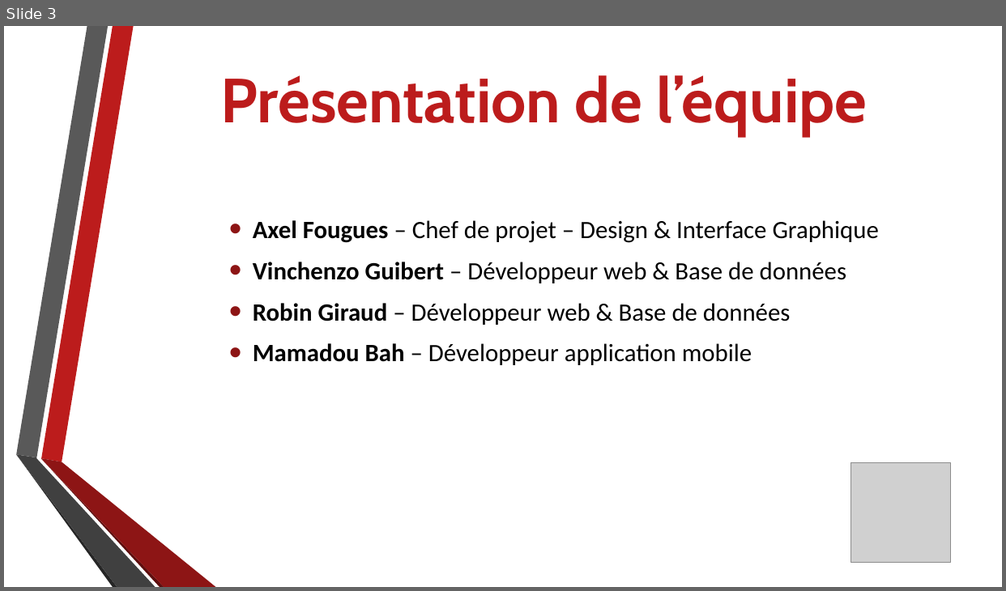
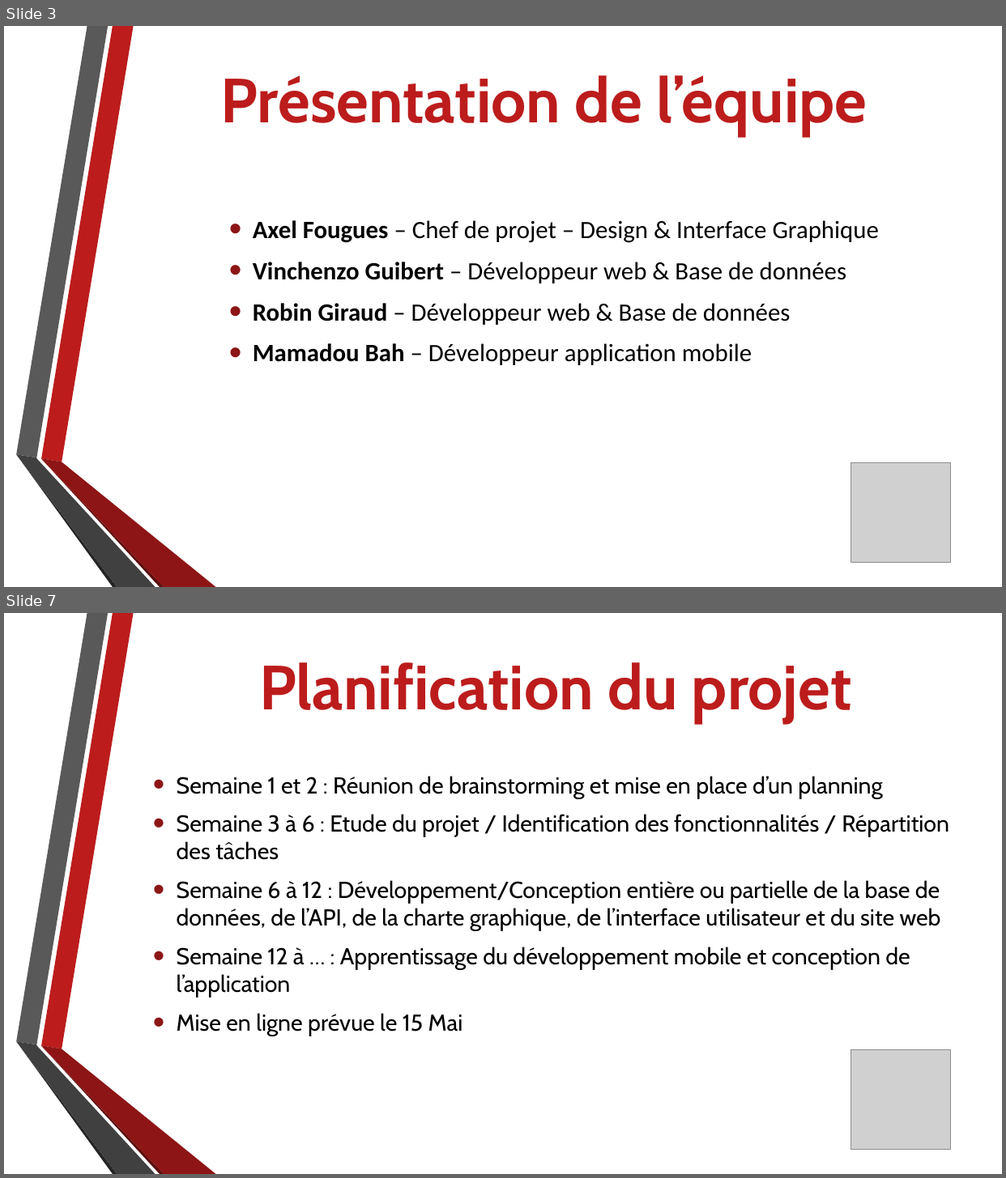
Before and after one commit to AxelFougues/PocketGlobe-Website, a slide deck: Diapo Presentation MiProjet.pptx. Shown one above the other, each under a label of ours: slide 3 before the commit, slides 3 and 7 after it; the slides between them are not shown. The pictures are 1006x591 and 1006x1178 pixels, drawn with LibreOffice and Linux fonts; fonts in the diff are those of the drawing; grey boxes stand for pictures; background and template pictures are left out. Boxes give left, top, right and bottom in pixels: in the first picture for what was removed or moved away, otherwise in the second. Text is boxed around its words. In the diff, an @@ line names an element or a change of style, - is before the commit and + after.

```diff
--- a/Diapo Presentation MiProjet.pptx
+++ b/Diapo Presentation MiProjet.pptx
@@ slide 7 added at (x1=4, y1=613, x2=1002, y2=1174), background picture (left out); not listed: 6 template elements that a slide beside it also shows @@
@@ title added at (x1=259, y1=662, x2=852, y2=723), 60 pt, text #BC1C1C, bold @@
+Planification du projet
@@ text added at (x1=177, y1=776, x2=949, y2=1037), 22.2 pt, text #000000 @@
+• Semaine 1 et 2 : Réunion de brainstorming et mise en place d’un planning
+• Semaine 3 à 6 : Etude du projet / Identification des fonctionnalités / Répartition des tâches
+• Semaine 6 à 12 : Développement/Conception entière ou partielle de la base de données, de l’API, de la charte graphique, de l’interface utilisateur et du site web
+• Semaine 12 à … : Apprentissage du développement mobile et conception de l’application
+• Mise en ligne prévue le 15 Mai
@@ picture added at (x1=850, y1=1050, x2=950, y2=1150) @@
```
Also in this commit, not shown: 4 slides changed, 1 slide removed.
